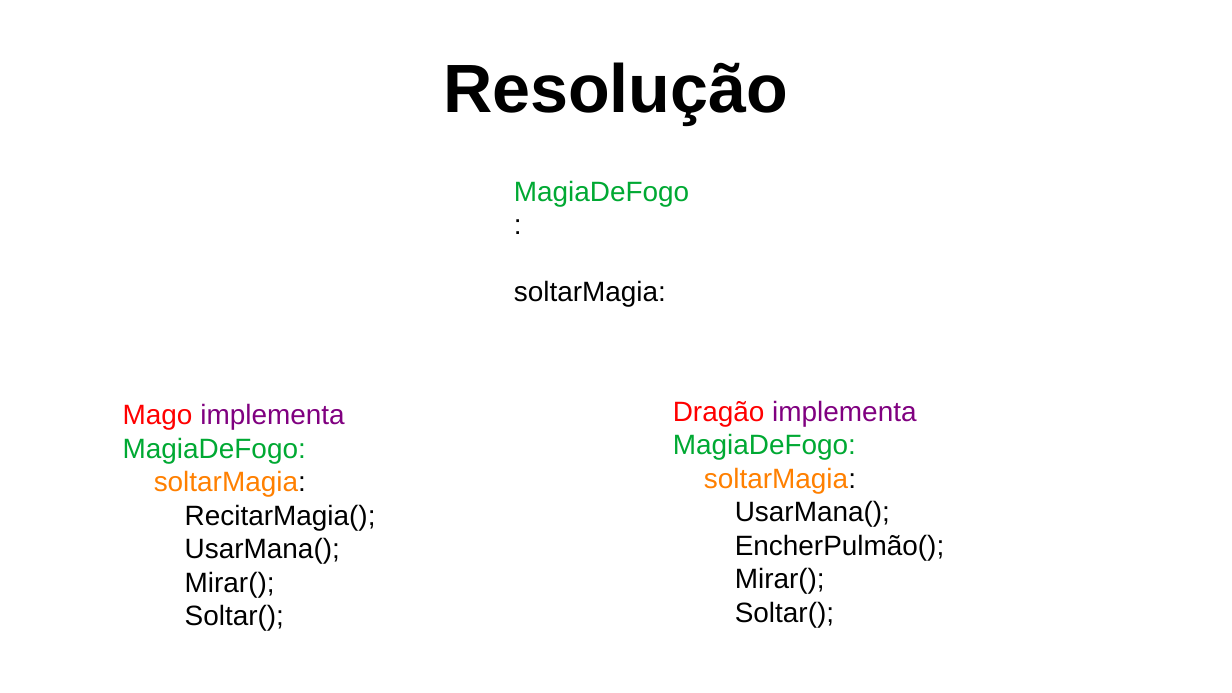
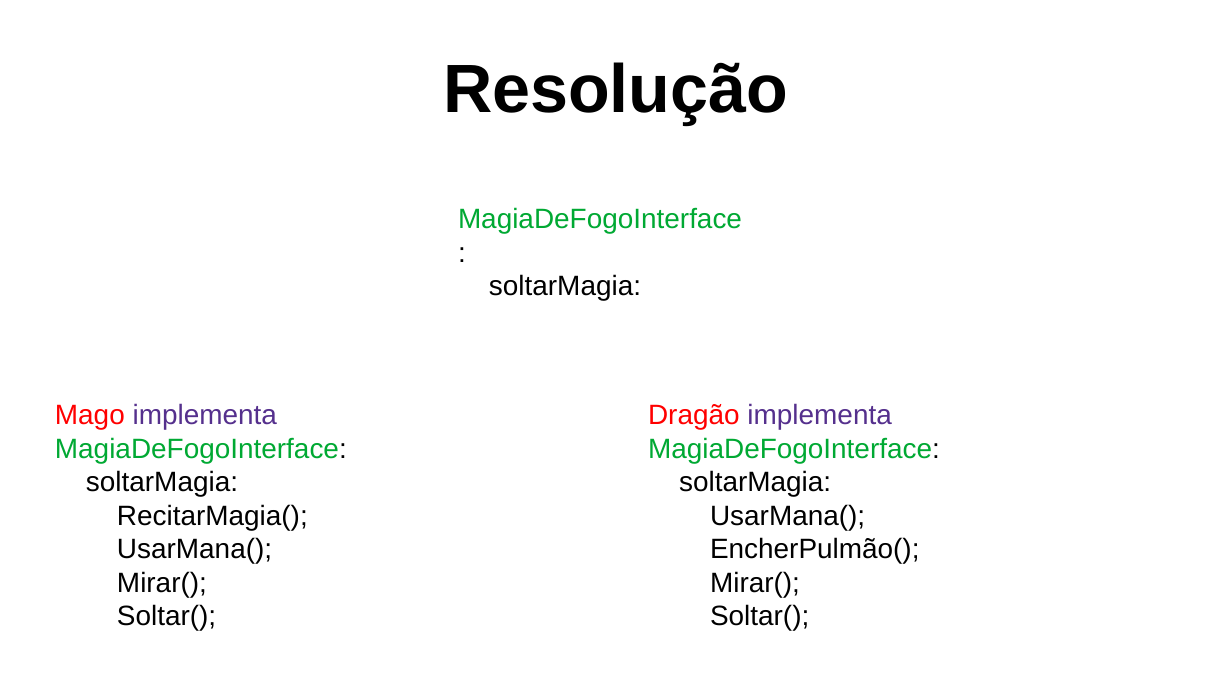
Before and after one commit to matheusjferreira/dart-dip, a slide deck: slide 7 of src/dip_apresentacao.odp. Drawn at 1232x693 pixels with LibreOffice and Linux fonts; fonts in the diff are those of the drawing. Boxes give left, top, right and bottom in pixels: in the first picture for what was removed or moved away, otherwise in the second. Text is boxed around its words. In the diff, an @@ line names an element or a change of style, - is before the commit and + after.

```diff
--- a/src/dip_apresentacao.odp
+++ b/src/dip_apresentacao.odp
@@ text "MagiaDeFogoInterface:": place and size @@
-text "MagiaDeFogoInterface:" at (514, 180, 689, 306)
+text "MagiaDeFogoInterface:" at (458, 207, 742, 301)
@@ text at (458, 207, 742, 234): text changed @@
-MagiaDeFogo:
+MagiaDeFogoInterface:
@@ text "Mago implementa MagiaDeFogoInterface:": place and size @@
-text "Mago implementa MagiaDeFogoInterface:" at (123, 403, 376, 630)
+text "Mago implementa MagiaDeFogoInterface:" at (55, 403, 347, 630)
@@ text at (55, 403, 347, 463): text changed @@
-Mago implementa MagiaDeFogo:
+Mago implementa MagiaDeFogoInterface:
@@ text "Dragão implementa MagiaDeFogoInterface:": place and size @@
-text "Dragão implementa MagiaDeFogoInterface:" at (673, 400, 944, 627)
+text "Dragão implementa MagiaDeFogoInterface:" at (648, 403, 940, 630)
@@ text at (648, 403, 940, 463): text changed @@
-Dragão implementa MagiaDeFogo:
+Dragão implementa MagiaDeFogoInterface:
@@ text at (86, 470, 238, 496): text colour #FF8000 to #000000 in "soltarMagia:" @@
@@ text at (679, 470, 831, 496): text colour #FF8000 to #000000 in "soltarMagia:" @@
```
Also in this commit, not shown: 2 other slides changed.
